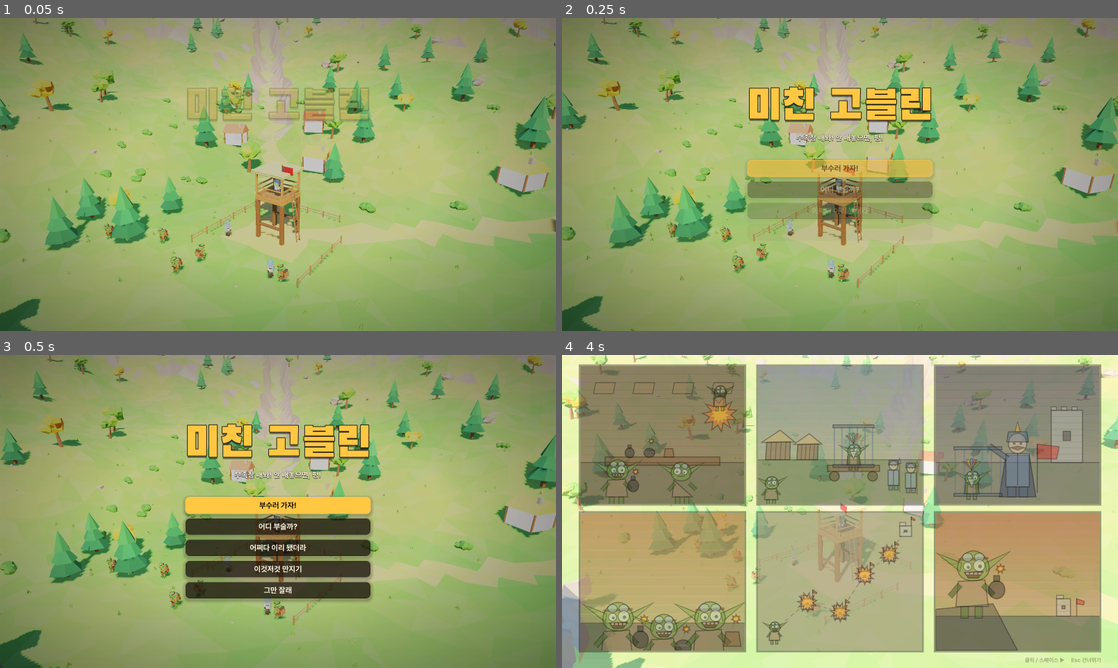
Above: before the commit, frames 1-4 (two rows, left to right).
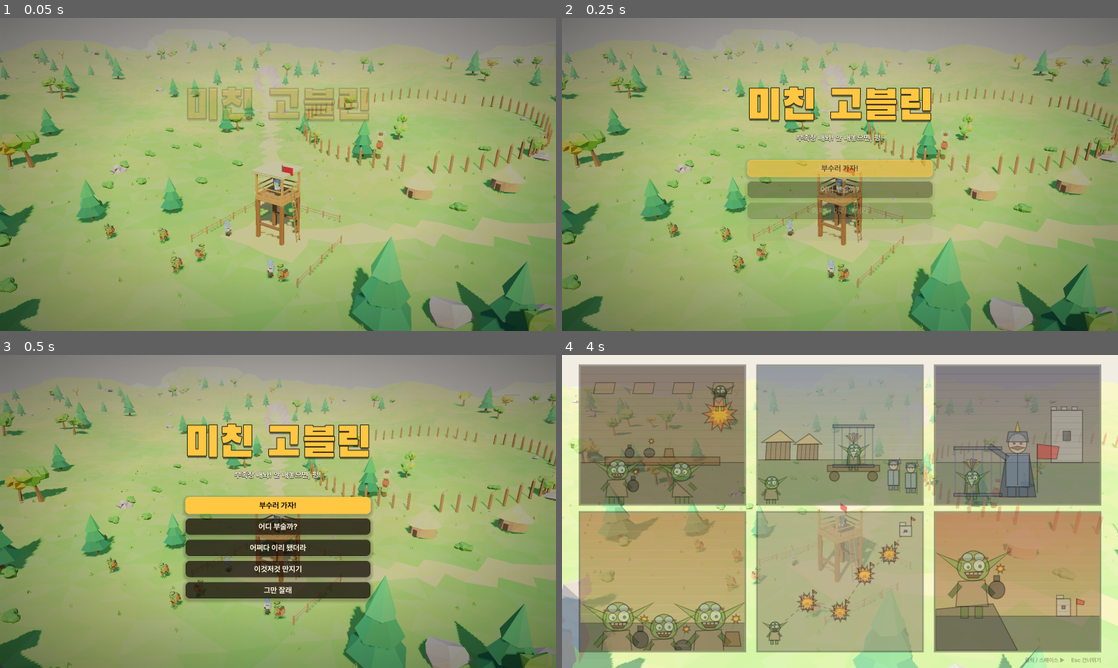
Above: after the commit, the same moments.

Repository: NeverB0re/mad-goblin-firebomb
Game: Godot game, scene res://scenes/main.tscn
Same seed, same stepped clock (60 frames per second), same inputs: the game is played once before the commit and once after it.
Inputs (mouse positions are in pixels of both pictures, inside the frame that each line leads up to):
- Up to frame 1 (0.05 s): no input
- Up to frame 2 (0.25 s): no input
- Up to frame 3 (0.5 s): no input
- Up to frame 4 (4 s): tap Enter (next_stage) at 0.5 s; move the mouse to (962, 495) at 0.52 s; hold D (move_right) 0.53-1.28 s; tap 1 (ammo_1) at 0.6 s; click (962, 495) at 0.67 s; tap Space at 0.77, 1.52, 3.02, 3.77 s; move the mouse to (728, 527) at 1.27 s; hold S (move_back) 1.28-2.03 s; tap 2 (ammo_2) at 1.35 s; move the mouse to (895, 442) at 2.02 s; hold D (move_right) 2.03-2.78 s; tap 3 (ammo_3) at 2.1 s; move the mouse to (812, 574) at 2.77 s; hold W (move_forward) 2.78-3.53 s; tap 4 (ammo_4) at 2.85 s; click (812, 574) at 2.92 s; move the mouse to (1006, 558) at 3.52 s; hold A (move_left) from 3.53 s (still down); tap 5 (ammo_5) at 3.6 s

The runs differ from the first frame. In frame 1, 27% of the frame differs, in the area x 0-100%, y 0-100%; in frame 2, 26%; in frame 3, 26%; in frame 4, 10%.

Commit message:
월드마다 다른 배경: 고블린 평원, 광산 도시 산줄기와 광산 입구, 인간 요새 성벽
Co-Authored-By: Claude Opus 5.5 <noreply@anthropic.com>

Diff:
--- a/scripts/scenery.gd
+++ b/scripts/scenery.gd
@@ -1,7 +1,8 @@
 class_name Scenery
 extends RefCounted
-## 진지 둘레 풍경 (로우폴리 목업): 구릉 지형, 건물 밑 흙마당과 흙길, 나무·바위·풀, 울타리, 먼 산과 구름,
-## 월드마다 마을(1~3월드)·야영지(4월드)·성채(5월드).
+## 진지 둘레 풍경 (로우폴리 목업): 구릉 지형, 건물 밑 흙마당과 흙길, 나무·바위·풀, 울타리, 먼 산과 구름.
+## 월드마다 배경이 다르다: 1 고블린 평원(낮은 초록 언덕, 고블린 흙집과 목책, 토템), 2 광산 도시(가까이 솟은 험한 바위 산줄기,
+## 절벽의 광산 입구), 3 인간 요새 근처(멀리 어두운 요새 성벽과 탑), 4 대공 요새(야영지 천막, 더 가까운 요새 성벽과 깃발), 5 왕국 성채.
 ## 게임플레이를 해치지 않게: 진지(구조물·인물·투척 언덕)를 감싼 평지 안은 높이 0 그대로 평평하고,
 ## 큰 나무와 건물은 그 밖에, 투척 언덕과 각 구조물 사이 시야 통로를 피해서 둔다. 풍경 소품은 충돌이 없다.
 ## 평지 밖 구릉만 충돌이 있다 (멀리 빗나간 폭탄이 언덕 속으로 사라지지 않게. 평지 높이보다 낮게 두어 블록과는 닿지 않는다).
@@ -144,6 +145,9 @@
 	var n := noise.get_noise_2d(x, z) * 0.5 + 0.5
 	var n2 := noise.get_noise_2d(x * 3.1 + 50.0, z * 3.1) * 0.5 + 0.5
 	var h := pow(d, 1.3) * 0.075 * (0.55 + n) + smoothstep(0.0, 25.0, d) * (n2 * 4.0 + n * 6.0)
+	# 1월드 고블린 평원은 낮고 완만하게
+	if s.world == 0:
+		h *= 0.35
 	# 흙길은 언덕을 깎아 지나간다
 	if _road_dist(x, z) < 4.0:
 		h *= 0.75
@@ -277,21 +281,40 @@
 	if fwd == Vector2.ZERO:
 		fwd = Vector2(0, -1)
 	var base_r := maxf(flat.size.length() * 0.5, 60.0) + SPAN + 40.0
-	for i in 14:
-		var a := (i / 14.0) * TAU + rng.randf_range(-0.15, 0.15)
+	# [개수, 높이, 밑둘레 반지름, 꼭대기 비율, 더 가까이(m), 산 색, 꼭대기 색]
+	var look: Array = [14, Vector2(70.0, 150.0), Vector2(60.0, 110.0), Vector2(0.04, 0.14), 0.0, Color(0.56, 0.47, 0.45), Color(0.74, 0.66, 0.6)]
+	match s.world:
+		0:
+			# 고블린 평원: 낮고 둥근 초록 언덕만 멀리
+			look = [16, Vector2(22.0, 45.0), Vector2(70.0, 120.0), Vector2(0.35, 0.55), 0.0, Color(0.42, 0.58, 0.3), Color(0.5, 0.66, 0.34)]
+		1:
+			# 광산 도시: 가까이 빽빽하게 솟은 뾰족하고 험한 바위 산줄기
+			look = [24, Vector2(130.0, 240.0), Vector2(40.0, 75.0), Vector2(0.02, 0.07), 45.0, Color(0.42, 0.38, 0.36), Color(0.62, 0.6, 0.6)]
+	var rock_col: Color = look[5]
+	var top_col: Color = look[6]
+	if s.rain:
+		rock_col = rock_col.lerp(Color(0.42, 0.42, 0.44), 0.6)
+		top_col = top_col.lerp(Color(0.6, 0.6, 0.62), 0.6)
+	var count: int = look[0]
+	var h_range: Vector2 = look[1]
+	var r_range: Vector2 = look[2]
+	var top_ratio: Vector2 = look[3]
+	var nearer: float = look[4]
+	for i in count:
+		var a := (float(i) / count) * TAU + rng.randf_range(-0.15, 0.15)
 		var dir := Vector2(cos(a), sin(a))
-		var dist := base_r + rng.randf_range(0.0, 120.0)
+		var dist := base_r - nearer + rng.randf_range(0.0, 120.0)
 		var p := c + dir * dist
-		var r := rng.randf_range(60.0, 110.0)
-		var h := rng.randf_range(70.0, 150.0) * (1.15 if dir.dot(fwd) > 0.3 else 0.85)
+		var r := rng.randf_range(r_range.x, r_range.y)
+		var h := rng.randf_range(h_range.x, h_range.y) * (1.15 if dir.dot(fwd) > 0.3 else 0.85)
 		var cone := CylinderMesh.new()
-		cone.top_radius = r * rng.randf_range(0.04, 0.14)
+		cone.top_radius = r * rng.randf_range(top_ratio.x, top_ratio.y)
 		cone.bottom_radius = r
 		cone.height = h
 		cone.radial_segments = 7
 		cone.rings = 3
 		var xf := Transform3D(Basis(Vector3.UP, rng.randf() * TAU), Vector3(p.x, h * 0.5 - 6.0, p.y))
-		b.add_prim(cone, xf, Color(0.56, 0.47, 0.45) if not s.rain else Color(0.42, 0.42, 0.44), 0.12, r * 0.09, float(i))
+		b.add_prim(cone, xf, rock_col, 0.12, r * 0.09, float(i))
 		# 밝은 꼭대기
 		var top := CylinderMesh.new()
 		top.top_radius = cone.top_radius
@@ -299,7 +322,7 @@
 		top.height = h * 0.3
 		top.radial_segments = 7
 		top.rings = 1
-		b.add_prim(top, xf.translated(Vector3(0, h * 0.36, 0)), Color(0.74, 0.66, 0.6) if not s.rain else Color(0.6, 0.6, 0.62), 0.1, r * 0.03, float(i) + 0.5)
+		b.add_prim(top, xf.translated(Vector3(0, h * 0.36, 0)), top_col, 0.1, r * 0.03, float(i) + 0.5)
 	var mi := _add_mesh(b.commit(mat), false)
 	mi.cast_shadow = GeometryInstance3D.SHADOW_CASTING_SETTING_OFF
 
@@ -560,18 +583,163 @@
 					continue
 				spots.append(p)
 	match s.world:
-		0, 1, 2:
+		0:
+			# 고블린 평원: 둥근 흙집과 목책, 토템 기둥
 			for p in spots.slice(0, 7):
+				_goblin_hut(b, p)
+			_palisade_ring(b, pp)
+		1:
+			for p in spots.slice(0, 6):
+				_house(b, p, pp, true)
+			_mine(b, pp)
+		2:
+			for p in spots.slice(0, 5):
 				_house(b, p, pp)
+			_fort_line(b, pp, 70.0, 0.75)
 		3:
 			for p in spots.slice(0, 8):
 				_tent(b, p)
+			_fort_line(b, pp, 45.0, 1.0)
 		4:
 			_castle(b, pp)
 	_add_mesh(b.commit(mat))
 
 
-func _house(b: LowPoly.Builder, p: Vector2, look: Vector2) -> void:
+## 1월드: 고블린 흙집 (둥근 흙벽, 짚 원뿔 지붕, 낮은 문)
+func _goblin_hut(b: LowPoly.Builder, p: Vector2) -> void:
+	var gy := height(p.x, p.y)
+	var r := rng.randf_range(1.8, 2.6)
+	var wall := CylinderMesh.new()
+	wall.top_radius = r * 0.95
+	wall.bottom_radius = r
+	wall.height = 1.6
+	wall.radial_segments = 8
+	wall.rings = 0
+	b.add_prim(wall, Transform3D(Basis(), Vector3(p.x, gy + 0.8, p.y)), Color(0.6, 0.44, 0.3), 0.1, 0.06, p.x)
+	var roof := CylinderMesh.new()
+	roof.top_radius = 0.05
+	roof.bottom_radius = r * 1.25
+	roof.height = r * 1.2
+	roof.radial_segments = 8
+	roof.rings = 1
+	b.add_prim(roof, Transform3D(Basis(Vector3.UP, rng.randf()), Vector3(p.x, gy + 1.6 + roof.height * 0.5, p.y)), Color(0.82, 0.68, 0.36), 0.12, 0.12, p.y)
+	var door_dir := Vector2(rng.randf_range(-1, 1), 1.0).normalized()
+	var dp := p + door_dir * r * 0.98
+	_box(b, Color(0.25, 0.17, 0.1), Transform3D(Basis(Vector3.UP, atan2(door_dir.x, door_dir.y)), Vector3(dp.x, gy + 0.5, dp.y)), Vector3(0.7, 1.0, 0.1), 0.02)
+
+
+## 1월드: 진지 뒤 멀리 고블린 마을을 두르는 뾰족한 목책 (군데군데 끊긴 곳)과 토템 기둥
+func _palisade_ring(b: LowPoly.Builder, pp: Vector2) -> void:
+	var c := flat.get_center()
+	var away := (c - pp).normalized()
+	var center := c + away * (flat.size.length() * 0.5 + 30.0)
+	var wood := Color(0.48, 0.33, 0.2)
+	var radius := 26.0
+	for k in 64:
+		if k % 13 == 0:
+			continue
+		var a := TAU * k / 64.0
+		var q := center + Vector2(cos(a), sin(a)) * radius
+		if _in_corridor(q, 10.0) or flat.grow(6.0).has_point(q):
+			continue
+		var gy := height(q.x, q.y)
+		var hgt := rng.randf_range(2.4, 3.2)
+		var stake := CylinderMesh.new()
+		stake.top_radius = 0.0
+		stake.bottom_radius = 0.2
+		stake.height = 0.6
+		stake.radial_segments = 5
+		stake.rings = 0
+		_box(b, wood, Transform3D(Basis(Vector3.UP, a), Vector3(q.x, gy + hgt * 0.5, q.y)), Vector3(0.36, hgt, 0.36), 0.04)
+		b.add_prim(stake, Transform3D(Basis(), Vector3(q.x, gy + hgt + 0.3, q.y)), wood.lightened(0.1), 0.05)
+	# 토템: 쌓은 머리 셋과 뿔
+	var tp := center - away * (radius - 4.0)
+	if not _in_corridor(tp, 8.0):
+		var gy := height(tp.x, tp.y)
+		_box(b, Color(0.4, 0.28, 0.16), Transform3D(Basis(), Vector3(tp.x, gy + 2.5, tp.y)), Vector3(0.6, 5.0, 0.6), 0.05)
+		for k in 3:
+			_box(b, [Color(0.45, 0.62, 0.28), Color(0.75, 0.3, 0.2), Color(0.85, 0.75, 0.4)][k], Transform3D(Basis(), Vector3(tp.x, gy + 1.4 + k * 1.3, tp.y)), Vector3(1.0, 1.0, 1.0), 0.12)
+		for sx in [-1.0, 1.0]:
+			_box(b, Color(0.92, 0.88, 0.78), Transform3D(Basis(Vector3.BACK, sx * 0.5), Vector3(tp.x + sx * 0.75, gy + 5.0, tp.y)), Vector3(0.18, 1.0, 0.18), 0.03)
+
+
+## 2월드: 진지 뒤 산기슭의 광산 입구 (바위 절벽에 뚫린 검은 굴, 나무 받침틀, 레일과 광차, 버력 더미)
+func _mine(b: LowPoly.Builder, pp: Vector2) -> void:
+	var c := flat.get_center()
+	var away := (c - pp).normalized()
+	var side := Vector2(-away.y, away.x)
+	for k in 2:
+		var base := c + away * (flat.size.length() * 0.5 + 38.0 + k * 22.0) + side * (18.0 if k == 0 else -26.0)
+		var gy := height(base.x, base.y)
+		var yaw := -atan2(away.x, -away.y)
+		var basis := Basis(Vector3.UP, yaw + PI)
+		var o := Vector3(base.x, gy, base.y)
+		var rock := Color(0.4, 0.37, 0.35)
+		# 절벽 (울퉁불퉁한 바위 덩어리)
+		var cliff := MeshInstance3D.new()
+		cliff.mesh = LowPoly.rock_mesh(Vector3(24.0, 15.0, 9.0), base.x + base.y, false)
+		cliff.material_override = Models.mat(rock, 1.0)
+		cliff.transform = Transform3D(basis, o + basis * Vector3(0, 6.5, 4.6))
+		s.add_child(cliff)
+		# 검은 굴 입구
+		_box(b, Color(0.04, 0.03, 0.03), Transform3D(basis, o + basis * Vector3(0, 1.8, -0.02)), Vector3(3.6, 3.6, 0.2), 0.05)
+		# 나무 받침틀 (기둥 둘과 인방)
+		var timber := Color(0.42, 0.28, 0.16)
+		for sx in [-1.0, 1.0]:
+			_box(b, timber, Transform3D(basis, o + basis * Vector3(sx * 2.0, 2.0, -0.25)), Vector3(0.4, 4.0, 0.4), 0.04)
+		_box(b, timber, Transform3D(basis, o + basis * Vector3(0, 4.15, -0.25)), Vector3(4.8, 0.45, 0.5), 0.04)
+		# 레일과 광차
+		for sx in [-0.5, 0.5]:
+			_box(b, Color(0.35, 0.33, 0.32), Transform3D(basis, o + basis * Vector3(sx, 0.08, -4.5)), Vector3(0.08, 0.1, 9.0), 0.01)
+		for z in range(1, 9):
+			_box(b, timber.darkened(0.2), Transform3D(basis, o + basis * Vector3(0, 0.04, -z * 1.0)), Vector3(1.5, 0.08, 0.25), 0.01)
+		_box(b, Color(0.3, 0.28, 0.27), Transform3D(basis, o + basis * Vector3(0, 0.75, -5.5)), Vector3(1.3, 0.9, 1.8), 0.06)
+		_box(b, Color(0.55, 0.48, 0.38), Transform3D(basis, o + basis * Vector3(0, 1.25, -5.5)), Vector3(1.1, 0.3, 1.6), 0.15)
+		# 버력 더미
+		var heap := CylinderMesh.new()
+		heap.top_radius = 0.6
+		heap.bottom_radius = 4.0
+		heap.height = 2.6
+		heap.radial_segments = 7
+		heap.rings = 1
+		b.add_prim(heap, Transform3D(basis, o + basis * Vector3(5.5, 1.2, -3.0)), Color(0.5, 0.45, 0.4), 0.12, 0.3, base.x)
+
+
+## 3·4월드: 진지 뒤로 멀리 이어진 어두운 인간 요새 성벽과 네모 탑 (밤에는 탑 꼭대기에 불빛). dist: 진지 가장자리에서의 거리
+func _fort_line(b: LowPoly.Builder, pp: Vector2, dist: float, scale: float) -> void:
+	var c := flat.get_center()
+	var away := (c - pp).normalized()
+	var side := Vector2(-away.y, away.x)
+	var base := c + away * (flat.size.length() * 0.5 + dist)
+	var stone := Color(0.5, 0.5, 0.52)
+	var yaw := -atan2(side.y, side.x)
+	var basis := Basis(Vector3.UP, yaw)
+	var gy := height(base.x, base.y)
+	var wall_len := 140.0
+	var wh := 10.0 * scale
+	_box(b, stone, Transform3D(basis, Vector3(base.x, gy + wh * 0.5, base.y)), Vector3(wall_len, wh, 4.0), 0.3)
+	var n := 22
+	for k in n:
+		var t := -wall_len * 0.5 + wall_len * (k + 0.5) / n
+		var q := base + side * t
+		_box(b, stone, Transform3D(basis, Vector3(q.x, gy + wh + 0.6, q.y)), Vector3(wall_len / n * 0.55, 1.2, 4.2), 0.1)
+	for k in 6:
+		var t := -wall_len * 0.5 + wall_len * (k + 0.5) / 6.0
+		var q := base + side * t
+		var th := (16.0 if k % 2 == 0 else 13.0) * scale
+		_box(b, stone.darkened(0.08), Transform3D(basis, Vector3(q.x, gy + th * 0.5, q.y)), Vector3(6.0, th, 6.0), 0.2)
+		for e in 4:
+			var ex := (e - 1.5) * 1.5
+			_box(b, stone.darkened(0.08), Transform3D(basis, Vector3(q.x, gy + th + 0.5, q.y) + Vector3(side.x, 0, side.y) * ex), Vector3(0.8, 1.0, 6.0), 0.05)
+		if s.night:
+			_box(b, Color(2.2, 1.3, 0.5), Transform3D(basis, Vector3(q.x, gy + th + 0.4, q.y)), Vector3(0.8, 0.8, 0.8), 0.05)
+		else:
+			_box(b, Models.FLAG_RED, Transform3D(basis, Vector3(q.x, gy + th + 3.0, q.y) + Vector3(side.x, 0, side.y) * 0.9), Vector3(1.8, 1.1, 0.1), 0.02)
+			_box(b, Color(0.3, 0.3, 0.3), Transform3D(basis, Vector3(q.x, gy + th + 2.0, q.y)), Vector3(0.15, 3.0, 0.15), 0.01)
+
+
+## stone: 광산 도시의 어두운 돌집 (회색 벽, 짙은 지붕)
+func _house(b: LowPoly.Builder, p: Vector2, look: Vector2, stone := false) -> void:
 	var gy := height(p.x, p.y)
 	var yaw := -atan2(look.y - p.y, look.x - p.x) + PI * 0.5 + rng.randf_range(-0.3, 0.3)
 	var basis := Basis(Vector3.UP, yaw)
@@ -579,8 +747,12 @@
 	var w := rng.randf_range(3.6, 5.0)
 	var d := rng.randf_range(3.0, 4.0)
 	var wall := Color(0.93, 0.86, 0.72) if not s.rain else Color(0.7, 0.66, 0.58)
+	if stone:
+		wall = Color(0.55, 0.53, 0.5)
 	var beam := Color(0.45, 0.3, 0.18)
 	var roof: Color = [Color(0.78, 0.3, 0.2), Color(0.62, 0.38, 0.28), Color(0.85, 0.55, 0.3)][rng.randi() % 3]
+	if stone:
+		roof = [Color(0.3, 0.3, 0.33), Color(0.36, 0.3, 0.27)][rng.randi() % 2]
 	_box(b, wall, Transform3D(basis, o + basis * Vector3(0, 1.3, 0)), Vector3(w, 2.6, d), 0.05)
 	for sx in [-1.0, 1.0]:
 		for sz in [-1.0, 1.0]:
--- /dev/null
+++ b/tests/world_shot.gd
@@ -0,0 +1,30 @@
+extends "res://tests/screenshot.gd"
+## 월드 배경 확인용 (창 모드, 화면 밖): 월드마다 한 진지를 투척 언덕 시점과 위에서 내려다본 시점으로 찍는다.
+
+
+func _run() -> void:
+	preload("res://scripts/main.gd").show_opening = false
+	preload("res://scripts/main.gd").test_mode = false
+	SaveData.path = "user://test_save.cfg"
+	change_scene_to_file("res://scenes/main.tscn")
+	await _frames(5)
+	var main := current_scene
+	main.menus.hide_all()
+	paused = false
+	for i in [1, 13, 24, 33, 41]:
+		main.load_stage(i)
+		await _frames(10)
+		var s: Stage = main.stage
+		var focus: Vector3 = s.commanders[0].global_position
+		_look(s, focus + Vector3(0, 6, 0))
+		await _real_wait(main, 0.3)
+		_save("world_view_%d" % (Campaign.world_of(i) + 1))
+		main.hud.set_gameplay_visible(false)
+		var cam := Camera3D.new()
+		cam.far = 1500.0
+		s.add_child(cam)
+		cam.look_at_from_position(s.player.global_position + Vector3(0, 30, 25), focus + Vector3(0, 0, -60))
+		cam.current = true
+		await _real_wait(main, 0.3)
+		_save("world_wide_%d" % (Campaign.world_of(i) + 1))
+	quit()
Not shown, changed: README.md
